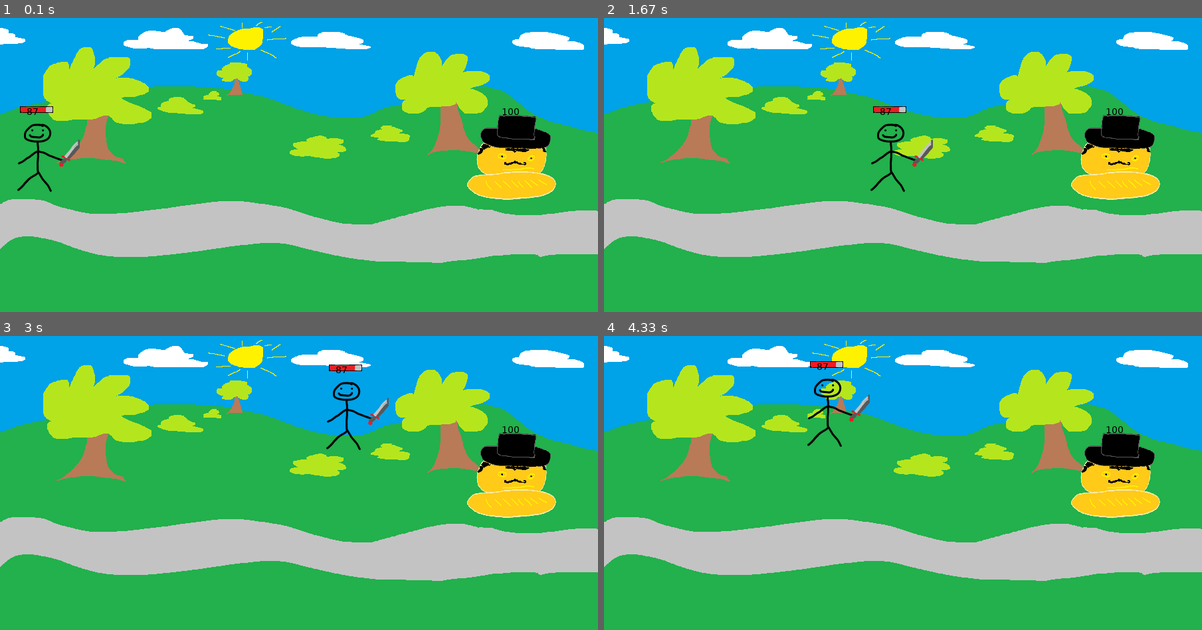
Above: before the commit, frames 1-4 (two rows, left to right).
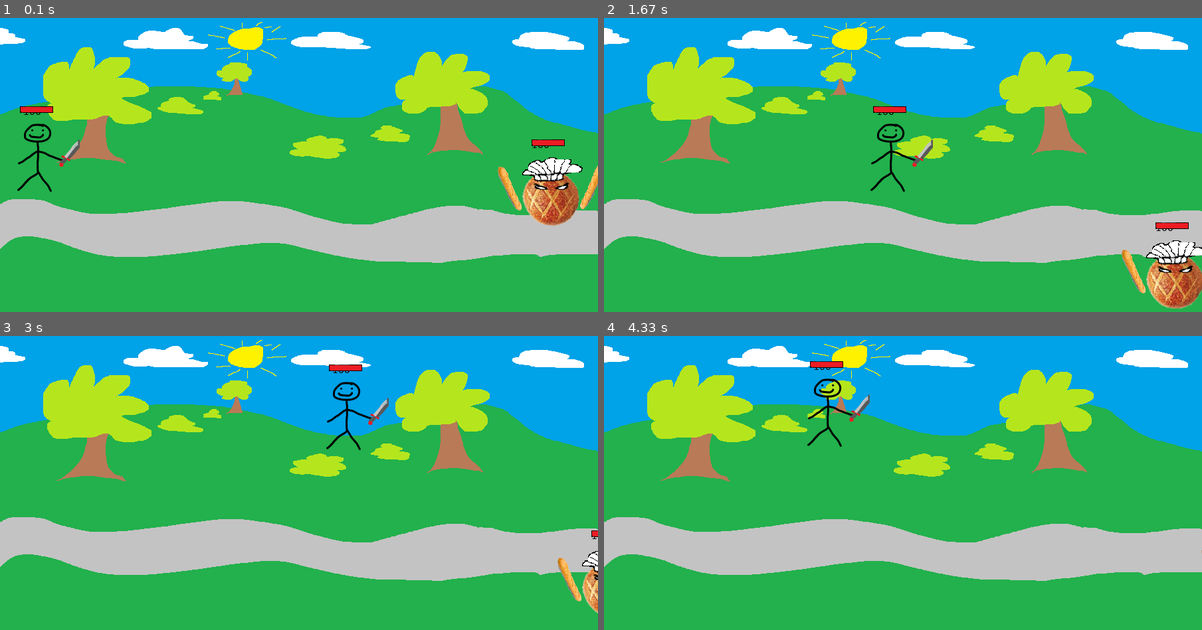
Above: after the commit, the same moments.

Repository: sorennx/Pygame-Project
Game: pygame game, started from main.py
The game is run twice, just before and just after one commit, with the same random seed, the same clock (stepped at 60 frames per second) and the same inputs.
Inputs:
- Up to frame 1 (0.1 s): no input
- Up to frame 2 (1.67 s): hold X 0.33-0.8 s; hold D 0.33-0.8 s; hold H 0.83-1.3 s; hold D 0.83-1.3 s; tap J at 0.9, 1.2, 1.4 s; tap Y at 0.98 s; hold D from 1.33 s (still down); tap G at 1.48 s
- Up to frame 3 (3 s): tap J at 1.7, 1.9, 2.23, 2.53, 2.73 s; release D at 1.8 s; hold W 1.83-2.13 s; hold D 2.17-2.63 s; tap Y at 2.32 s; hold A from 2.67 s (still down); tap G at 2.82 s
- Up to frame 4 (4.33 s): tap J at 3.03, 3.3, 3.63, 3.93, 4.07 s; release A at 3.2 s; hold S 3.23-3.53 s; hold A 3.57-3.97 s; tap Y at 3.72 s; hold W from 4 s (still down); tap G at 4.15 s

The runs differ from the first frame. In frame 1, 4.8% of the frame differs, in the area x 4-100%, y 30-71%; in frame 2, 5.3%, in the area x 45-100%, y 30-99%; in frame 3, 3.8%; in frame 4, 3.2%.

Commit message:
v0.0.3 - added basic attack to EvilBaker

Diff:
--- a/main.py
+++ b/main.py
@@ -1,7 +1,7 @@
 import pygame
 import os
-
-#initialising IS_MODULE_SDK
+import time
+#initialising pygame modules
 pygame.font.init()
 
 
@@ -15,8 +15,8 @@
 JOHN_CHARACTER_IMAGE = pygame.image.load(os.path.join('Assets','John_Character.png'))
 TEST_IMAGE = pygame.image.load(os.path.join('Assets','test.png'))
 BACKGROUND = pygame.image.load(os.path.join('Assets','Background.png'))
-EVILBAKER_CHARACTER_IMAGE = pygame.image.load(os.path.join('Assets','Evilbaker_Character.png'))
-EVILBAKER_CHARACTER_IMAGE = pygame.transform.scale(EVILBAKER_CHARACTER_IMAGE,(150,150))
+EVILBAKER_CHARACTER_IMAGE = pygame.image.load(os.path.join('Assets','Evilbaker2_Character.png'))
+EVILBAKER_CHARACTER_IMAGE = pygame.transform.scale(EVILBAKER_CHARACTER_IMAGE,(250,250))
 
 HP_BAR_FULL = pygame.image.load(os.path.join('Assets','HP_Bar_Full.png'))
 HP_BAR_80 = pygame.image.load(os.path.join('Assets','HP_BAR_80.png'))
@@ -27,7 +27,22 @@
 #BOB_CHARACTER = pygame.transform.scale(BOB_CHARACTER_IMAGE, (150,150))
 HEALTH_FONT = pygame.font.SysFont('comicsans', 40)
 
-#todo: hpBarAboveCharacter, hpBarInTheCorner, new models for the character, new background image, refractor code into different files/modules
+#Attacks
+EVILBAKER_BASIC_ATTACK_IMG1 = pygame.transform.scale(pygame.image.load(os.path.join('Assets/BaguetteAttack','Evilbaker2_BasicAttack1.png')),(250,250))
+EVILBAKER_BASIC_ATTACK_IMG2 = pygame.transform.scale(pygame.image.load(os.path.join('Assets/BaguetteAttack','Evilbaker2_BasicAttack2.png')),(250,250))
+EVILBAKER_BASIC_ATTACK_IMG3 = pygame.transform.scale(pygame.image.load(os.path.join('Assets/BaguetteAttack','Evilbaker2_BasicAttack3.png')),(250,250))
+EVILBAKER_BASIC_ATTACK_IMG4 = pygame.transform.scale(pygame.image.load(os.path.join('Assets/BaguetteAttack','Evilbaker2_BasicAttack4.png')),(250,250))
+EVILBAKER_BASIC_ATTACK_IMG5 = pygame.transform.scale(pygame.image.load(os.path.join('Assets/BaguetteAttack','Evilbaker2_BasicAttack5.png')),(250,250))
+EVILBAKER_BASIC_ATTACK_IMG6 = pygame.transform.scale(pygame.image.load(os.path.join('Assets/BaguetteAttack','Evilbaker2_BasicAttack6.png')),(250,250))
+
+
+
+EVILBAKER_BASIC_ATTACK_IMG_LIST = [
+    pygame.image.load(os.path.join('Assets/BaguetteAttack','Evilbaker2_BasicAttack1.png'))
+
+]
+
+#todo: align hpBarAboveCharacter with hptext, hpBarInTheCorner, new models for the character, new background image, refractor code into different files/modules
 
 class Game(object):
     def __init__(self, gameName, tickRate,width, height):
@@ -40,9 +55,8 @@
         self.characterCount = 0
         self.enemyList = []
         self.enemyCount = 0
-        self.createCharacters()
-        self.createEnemies()
         self.healthFont = pygame.font.SysFont('verdana', 14)
+
 
     def drawBackground(self, stage=0):
         if stage == 0:
@@ -54,11 +68,11 @@
 
         return window
 
-    def createCharacter(self):
+    def createCharacter(self, image = JOHN_CHARACTER_IMAGE):
         name = "Bob"
         healthPoints = 100
         attackDamage = 10
-        characterImage = JOHN_CHARACTER_IMAGE
+        characterImage = image
         char = Character(name, healthPoints, attackDamage, characterImage)
         self.characterList.append(char)
         self.characterCount += 1
@@ -76,63 +90,48 @@
         for i in range(n):
             self.createCharacter()
 
+    def updateAllCharacters(self):
+        for i in self.characterList:
+            i.updateChar(self.gameWindow)
+
+
+        for j in self.enemyList:
+            j.updateChar(self.gameWindow)
+
+        pygame.display.update()
+
     def createEnemies(self, n=1):
         for i in range(n):
             self.createEnemy()
 
-    def drawCharacterHp(self, char):
-        charHptext = self.healthFont.render(str(char.currentHp), True, BLACK)
-        self.gameWindow.blit(charHptext,(char.charPos.x+char.characterWidth/2-20, char.charPos.y-10))
-        pygame.display.update()
-
     def mainLoop(self):
         run = True
         clock = pygame.time.Clock()
+        #Creating characters and enemies
+        self.createCharacters()
+        self.createEnemies()
+
         bob1 = self.characterList[0]
-
-        evilbaker1 = self.enemyList[0]
+        kanye1 = self.enemyList[0]
         while run:
             clock.tick(self.tickRate)
             for event in pygame.event.get():
                 if event.type == pygame.QUIT:
                     run = False
 
-            self.drawWindow(bob1,evilbaker1)
-            self.updateCharacterHpBar(bob1)
-            self.drawCharacterHp(bob1) #move those methods drawing characters to the class of the object ? add property so that when a character moves, hp moves too ?
-            self.drawCharacterHp(evilbaker1)
-            bob1.currentHp = 87
-            #self.characterList[0].charPos.x += 1
+            self.drawWindow()
+            self.updateAllCharacters()
+
+
             keys_pressed = pygame.key.get_pressed()
-
-            self.handleMovement(keys_pressed,bob1)
-
-    def updateCharacterHpBar(self,char):
-        char.hpBarAboveCharacter.x = char.charPos.x+char.characterWidth/2-30
-        char.hpBarAboveCharacter.y = char.charPos.y-10
-        if char.currentHp/char.maxHp >= 1:
-            self.gameWindow.blit(HP_BAR_FULL,(char.hpBarAboveCharacter.x, char.hpBarAboveCharacter.y))
-        elif char.currentHp/char.maxHp >= 0.8:
-            self.gameWindow.blit(HP_BAR_80, (char.hpBarAboveCharacter.x, char.hpBarAboveCharacter.y))
-        elif char.currentHp/char.maxHp >= 0.6:
-            self.gameWindow.blit(HP_BAR_60, (char.hpBarAboveCharacter.x, char.hpBarAboveCharacter.y))
-        elif char.currentHp/char.maxHp >= 0.4:
-            self.gameWindow.blit(HP_BAR_40, (char.hpBarAboveCharacter.x, char.hpBarAboveCharacter.y))
-        elif char.currentHp/char.maxHp >= 0.2:
-            self.gameWindow.blit(HP_BAR_20, (char.hpBarAboveCharacter.x, char.hpBarAboveCharacter.y))
-        pygame.display.update()
-
-    def drawWindow(self, char1, enemy1):
+            self.handleCharMovement(keys_pressed,bob1)
+            self.handleEnemyMovement(keys_pressed,kanye1)
+    def drawWindow(self):
         self.gameWindow.fill(WHITE)
         self.drawBackground()
-        #draw characters using loop, ideally
-        self.gameWindow.blit(enemy1.characterImage, (enemy1.charPos.x, enemy1.charPos.y))
-
-        self.gameWindow.blit(char1.characterImage, (char1.charPos.x, char1.charPos.y))
-
-        pygame.display.update()
-
-    def handleMovement(self,keysPressed, character):
+        #pygame.display.update()
+
+    def handleCharMovement(self,keysPressed, character):
         if keysPressed[pygame.K_a]:
             character.charPos.x -= character.characterVelocity
         if keysPressed[pygame.K_s]:
@@ -142,11 +141,26 @@
         if keysPressed[pygame.K_d]:
             character.charPos.x += character.characterVelocity
 
+    def handleEnemyMovement(self,keysPressed, character):
+        if keysPressed[pygame.K_g]:
+            character.charPos.x -= character.characterVelocity
+        if keysPressed[pygame.K_h]:
+            character.charPos.y += character.characterVelocity
+        if keysPressed[pygame.K_y]:
+            character.charPos.y -= character.characterVelocity
+        if keysPressed[pygame.K_j]:
+            character.charPos.x += character.characterVelocity
+        if keysPressed[pygame.K_x]:
+            character.visible = False
+            character.performBasicAttack(self.gameWindow)
+            character.visible = True
 class Character(object):
     def __init__(self, name, healthPoints, attackDamage, characterImage):
         self.name = name
         self.maxHp = healthPoints
         self.currentHp = self.maxHp
+        self.healthFont = pygame.font.SysFont('verdana', 14)
+        self.characterHpBarImage = HP_BAR_FULL
         self.ad = attackDamage
         self.characterLevel = 1
         self.characterImage = characterImage
@@ -160,6 +174,44 @@
         self.hpAboveCharacterWidth = 50
         #self.hpAboveCharacter = pygame.Rect(self.charPos.x+10, self.charPos.y-10, self.hpAboveCharacterWidth,self.characterHeight)
         self.hpBarAboveCharacter = pygame.Rect(self.characterWidth/2, self.charPos.y-10, self.hpAboveCharacterWidth, self.hpAboveCharacterHeight)
+        self.visible = True
+
+    def updateChar(self, window):
+        self.updateCharacterHpBar()
+        self.drawCharacterHpText(window)
+        self.drawAboveCharacterHpBar(window)
+
+        if self.visible == True:
+            self.drawCharacterImage(window)
+
+    def drawCharacterImage(self,window):
+        window.blit(self.characterImage, (self.charPos.x, self.charPos.y))
+
+    def drawCharacterHpText(self, window):
+        charHpText = self.healthFont.render(str(self.currentHp), True, BLACK)
+        window.blit(charHpText, (self.hpBarAboveCharacter.x+5, self.hpBarAboveCharacter.y))
+
+    def drawAboveCharacterHpBar(self,window):
+        window.blit(self.characterHpBarImage,(self.hpBarAboveCharacter.x, self.hpBarAboveCharacter.y))
+
+    def updateCharacterHpBar(self): #todo: change those ifs so that they are a property, draw hp bar based on the image of the class attribute instead
+        self.hpBarAboveCharacter.x = self.charPos.x+self.characterWidth/2-30
+        self.hpBarAboveCharacter.y = self.charPos.y-10
+        if self.currentHp/self.maxHp >= 1:
+            self.characterHpBarImage = HP_BAR_FULL
+
+        elif self.currentHp/self.maxHp >= 0.8:
+            self.characterHpBarImage = HP_BAR_80
+
+        elif self.currentHp/self.maxHp >= 0.6:
+            self.characterHpBarImage = HP_BAR_60
+
+        elif self.currentHp/self.maxHp >= 0.4:
+            self.characterHpBarImage = HP_BAR_40
+
+        elif self.currentHp/self.maxHp >= 0.2:
+            self.characterHpBarImage = HP_BAR_20
+
 
 class Hero(Character):
     pass
@@ -173,19 +225,75 @@
         self.characterLevel = 1
         self.ad = attackDamage
         self.characterImage = characterImage
-        self.characterWidth = 150
-        self.characterHeight = 150
+        self.characterWidth = 250
+        self.characterHeight = 250
         self.xStartCoords = 700
         self.yStartCoords = 200
         self.characterVelocity = 5
+        self.healthFont = pygame.font.SysFont('verdana', 14)
         self.charPos = pygame.Rect(self.xStartCoords, self.yStartCoords, self.characterWidth, self.characterHeight)
+        self.hpAboveCharacterHeight = 10
+        self.hpAboveCharacterWidth = 50
+        #self.hpAboveCharacter = pygame.Rect(self.charPos.x+10, self.charPos.y-10, self.hpAboveCharacterWidth,self.characterHeight)
+        self.hpBarAboveCharacter = pygame.Rect(self.characterWidth/2, self.charPos.y-10, self.hpAboveCharacterWidth, self.hpAboveCharacterHeight)
+        self.hostile = True
+        self.visible = True
+        self.gcdValue = 1
+        self.gcd = False
+
+        self.basicAttackImgList = [EVILBAKER_BASIC_ATTACK_IMG1,EVILBAKER_BASIC_ATTACK_IMG2,EVILBAKER_BASIC_ATTACK_IMG3,EVILBAKER_BASIC_ATTACK_IMG4,EVILBAKER_BASIC_ATTACK_IMG5,EVILBAKER_BASIC_ATTACK_IMG6]
+
+    def updateChar(self, window):
+        self.updateCharacterHpBar()
+        self.drawCharacterHpText(window)
+        self.drawAboveCharacterHpBar(window)
+
+        if self.visible == True:
+            self.drawCharacterImage(window)
+
+    def drawCharacterImage(self, window):
+        window.blit(self.characterImage, (self.charPos.x, self.charPos.y))
+
+    def drawCharacterHpText(self, window):
+        charHpText = self.healthFont.render(str(self.currentHp), True, BLACK)
+        window.blit(charHpText, (self.hpBarAboveCharacter.x+5, self.hpBarAboveCharacter.y+50))
+
+    def drawAboveCharacterHpBar(self, window):
+        window.blit(self.characterHpBarImage, (self.hpBarAboveCharacter.x+5, self.hpBarAboveCharacter.y+50))
+
+    def updateCharacterHpBar(self):  # todo: change those ifs so that they are a property, draw hp bar based on the image of the class attribute instead
+        self.hpBarAboveCharacter.x = self.charPos.x + self.characterWidth / 2 - 30
+        self.hpBarAboveCharacter.y = self.charPos.y - 10
+        if self.currentHp / self.maxHp >= 1:
+            self.characterHpBarImage = HP_BAR_FULL
+
+        elif self.currentHp / self.maxHp >= 0.8:
+            self.characterHpBarImage = HP_BAR_80
+
+        elif self.currentHp / self.maxHp >= 0.6:
+            self.characterHpBarImage = HP_BAR_60
+
+        elif self.currentHp / self.maxHp >= 0.4:
+            self.characterHpBarImage = HP_BAR_40
+
+        elif self.currentHp / self.maxHp >= 0.2:
+            self.characterHpBarImage = HP_BAR_20
+
+    def performBasicAttack(self,window):
+        if self.gcd == False:
+            for i in self.basicAttackImgList:
+                window.blit(i,(self.charPos.x, self.charPos.y))
+                pygame.display.update()
+            #self.gcd = True
+
+
 
 class Boss(Enemy):
     pass
 
 
 def main():
-    gameName = "ExileOfPath"
+    gameName = "ExileOfPath by CCCC"
     WIDTH = 900
     HEIGHT = 500
     TICKRATE = 60
Binary file added: Assets/BaguetteAttack/EvilBaker2_BasicAttack1.png
Binary file added: Assets/BaguetteAttack/EvilBaker2_BasicAttack2.png
Binary file added: Assets/BaguetteAttack/EvilBaker2_BasicAttack3.png
Binary file added: Assets/BaguetteAttack/EvilBaker2_BasicAttack4.png
Binary file added: Assets/BaguetteAttack/EvilBaker2_BasicAttack5.png
Binary file added: Assets/BaguetteAttack/EvilBaker2_BasicAttack6.png
Binary file added: Assets/EvilBaker2_Character.png
